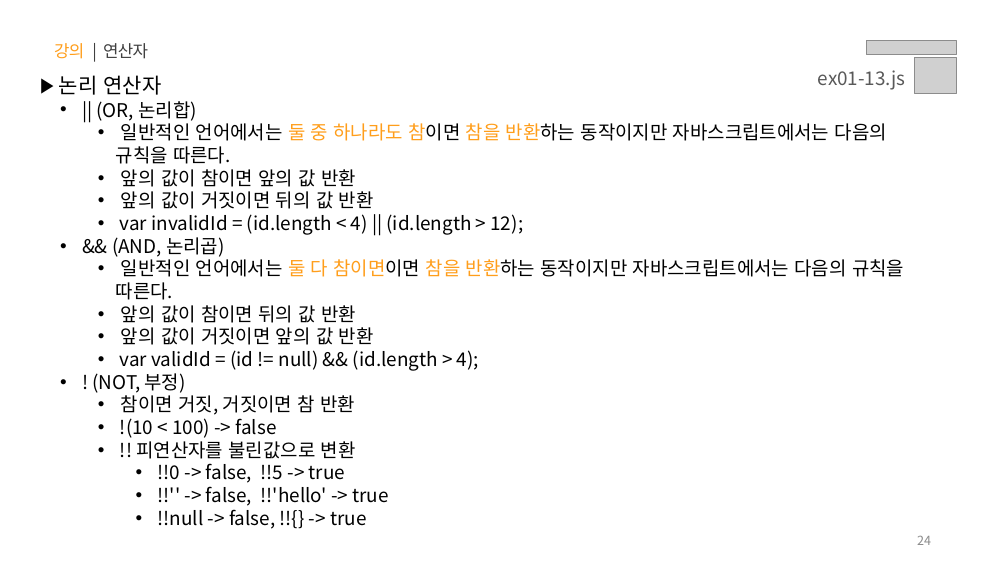
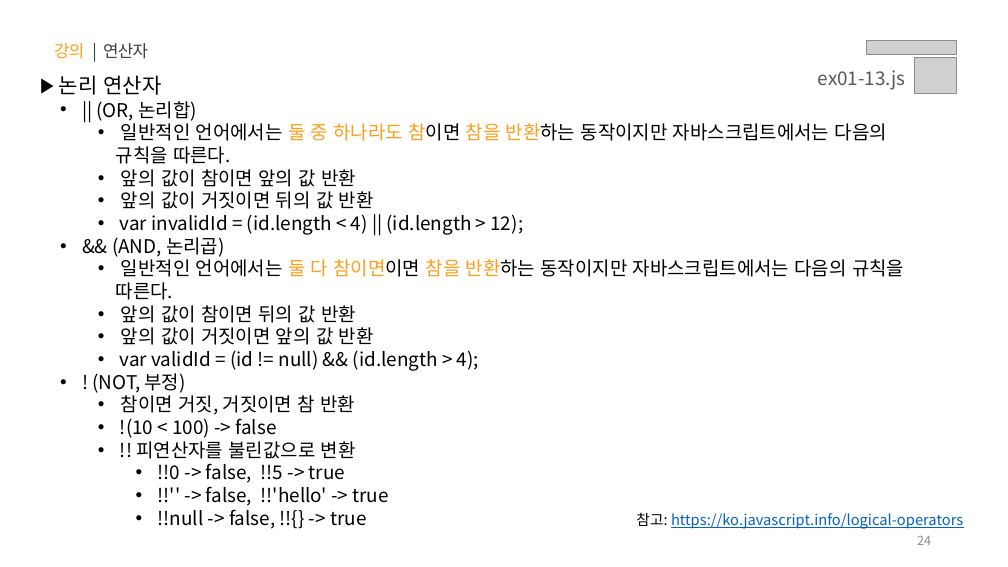
Before and after one commit to yebin-jeong/learn-js, a slide deck: slide 24 of PPT/01.자바스크립트 - 기초 문법.pptx. Drawn at 1008x567 pixels with LibreOffice and Linux fonts; fonts in the diff are those of the drawing; grey boxes stand for pictures. Boxes give left, top, right and bottom in pixels: in the first picture for what was removed or moved away, otherwise in the second. Text is boxed around its words. In the diff, an @@ line names an element or a change of style, - is before the commit and + after.

Commit message:
📝 참고 URL 추가

```diff
--- a/PPT/01.자바스크립트 - 기초 문법.pptx
+++ b/PPT/01.자바스크립트 - 기초 문법.pptx
@@ text added at (x1=636, y1=513, x2=963, y2=529), 14 pt, text #0563C1, underline @@
+참고: https://ko.javascript.info/logical-operators
```
Also in this commit, not shown: 45 other slides changed.
